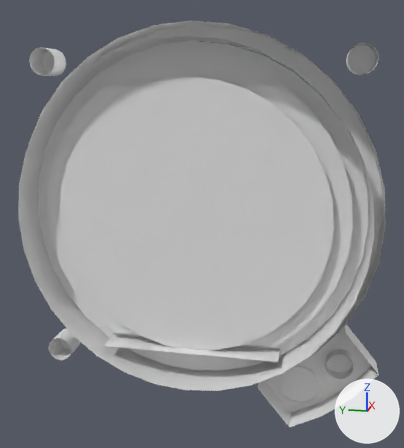
One commit to the Blender file dev/ai_pa18.blend: the scene before it, then after it.
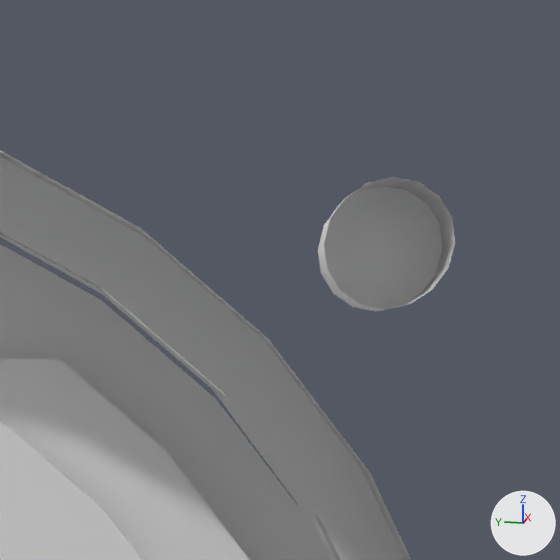
The first picture shows the older version from a 50 mm lens placed at (-0.2961, -0.069, -0.4233), pointed at (-0.1765, -0.0451, -0.4532). The close-ups show both versions on the part from 67% to 100% of the width and 0% to 30% of the height of that picture; other places that the commit changed are outside them. Lighting does not change. The marker at lower right points along +X, +Y and +Z. Materials are left out; every surface is plain grey.

The first close-up shows 'Pitch', 'Roll', 'bezeloutside', 'screws'.
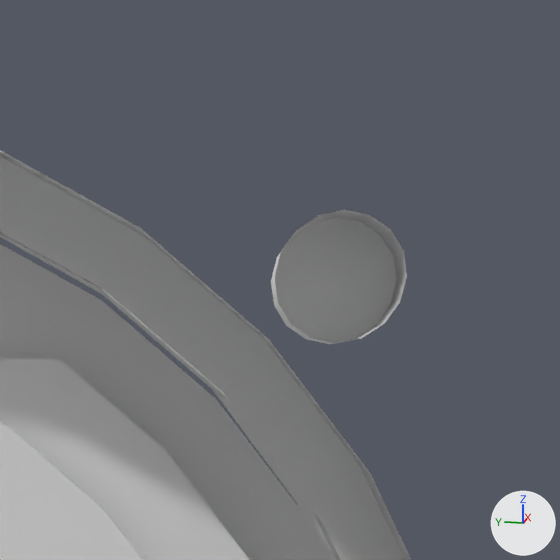
Boxes [x1, y1, x2, y2] around the edits, measured in the close-ups (560 x 560 px):
'screws', reshaped
    before: [318, 177, 455, 311]
    after: [271, 210, 407, 344]

Patch to the scene script:
```diff
--- a/dev/ai_pa18.blend.py
+++ b/dev/ai_pa18.blend.py
@@ me_circle_001 @@
 me_circle_001.from_pydata(...)  # 132 vertices, 128 faces; spans x -0.377..-0.3707, y -0.2577..-0.1857, z 0.0648..0.1372
 # used by ob_screws; location = (0.1959, 0.17754, -0.55245)
+# me_circle_001 part 1: the loose piece of 33 vertices spanning x -0.3765..-0.3707, y -0.2577..-0.2519, z 0.1314..0.1372 is moved by (-0.0021, 0.0022, -0.0015)
```
